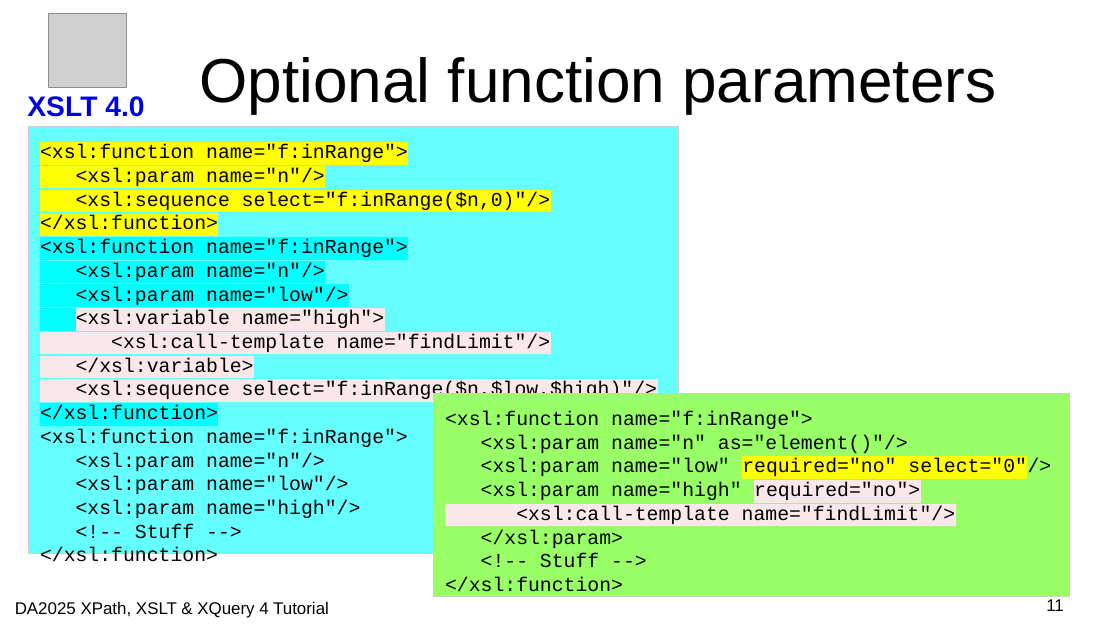
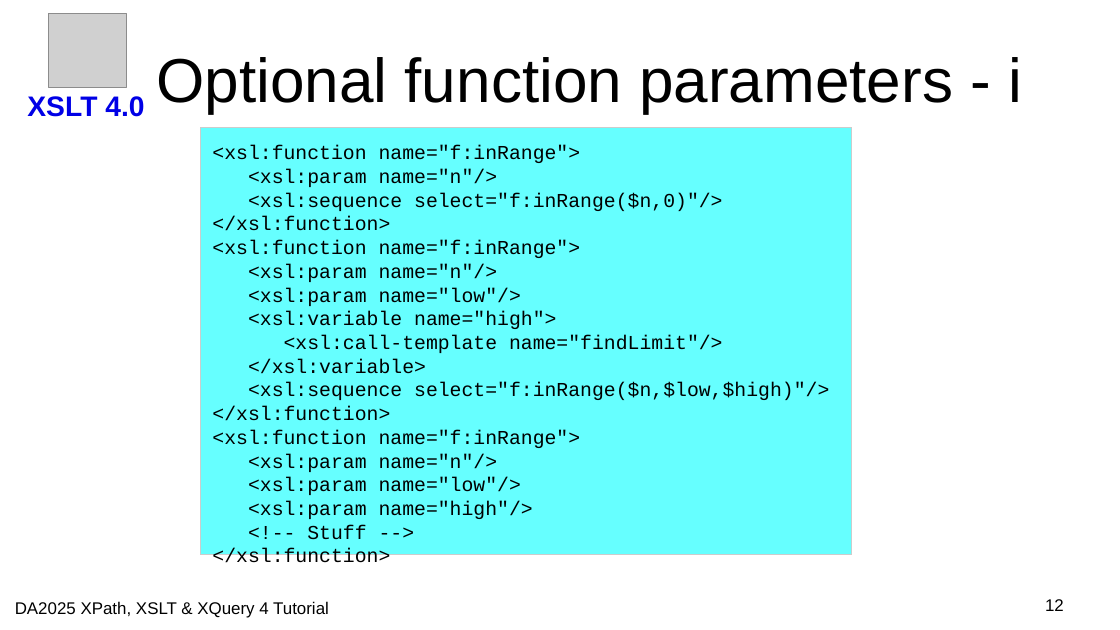
Before and after one commit to johnlumley/johnlumley.github.io, a slide deck: slide 12 of DA2025/slides/QT4-XSLT.odp (slide 11 before the commit). Drawn at 1120x630 pixels with LibreOffice and Linux fonts; fonts in the diff are those of the drawing; grey boxes stand for pictures; background and template pictures are left out. Boxes give left, top, right and bottom in pixels: in the first picture for what was removed or moved away, otherwise in the second. Text is boxed around its words. In the diff, an @@ line names an element or a change of style, - is before the commit and + after.

Commit message:
Updated slidesets for XLST & F&O; incorporation of equivalent functions in XSLT

```diff
--- a/DA2025/slides/QT4-XSLT.odp
+++ b/DA2025/slides/QT4-XSLT.odp
@@ title at (157, 57, 1022, 113): text changed @@
-Optional function parameters
+Optional function parameters - i
@@ rectangle "<xsl:function name="f:inRange">": place and size @@
-rectangle "<xsl:function name="f:inRange">" at (28, 127, 679, 554)
+rectangle "<xsl:function name="f:inRange">" at (200, 128, 851, 555)
@@ text in rectangle at (212, 145, 829, 421): highlight #FFFF00 to none in "<xsl:function name="f:inRange">", "<xsl:param name="n"/>", "<xsl:sequence select="f:inRange($n,0)"/>", "</xsl:function>"; highlight #00FFFF to none in "<xsl:function name="f:inRange">", "<xsl:param name="n"/>", "<xsl:param name="low"/>", "</xsl:function>"; highlight #F9E7EA to none in "<xsl:variable name="high">", "<xsl:call-template name="findLimit"/>", "</xsl:variable>", "<xsl:sequence select="f:inRange($n,$low,$high)"/>" @@
@@ rectangle removed at (433, 394, 1070, 598) @@
-<xsl:function name="f:inRange">
-<xsl:param name="n" as="element()"/>
-<xsl:param name="low" required="no" select="0"/>
-<xsl:param name="high" required="no">
-<xsl:call-template name="findLimit"/>
-</xsl:param>
-<!-- Stuff -->
-</xsl:function>
@@ page number at (1045, 599, 1064, 611): text changed @@
-11
+12
```
Also in this commit, not shown: 7 other slides changed, 4 slides added, 1 slide removed, 20 other files.
